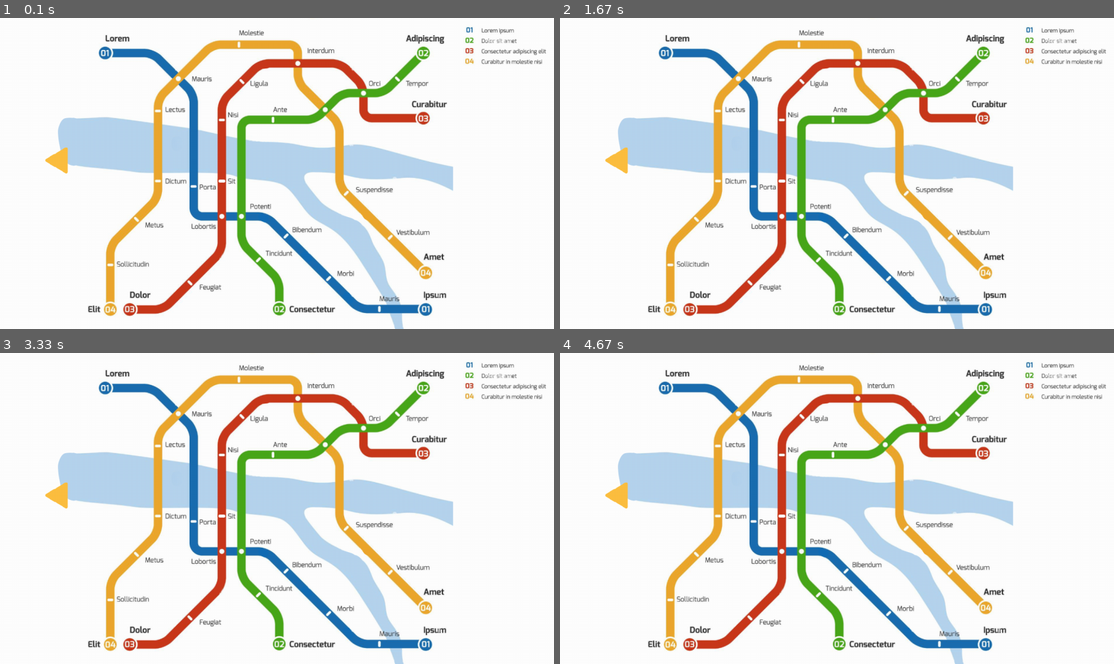
Above: before the commit, frames 1-4 (two rows, left to right).
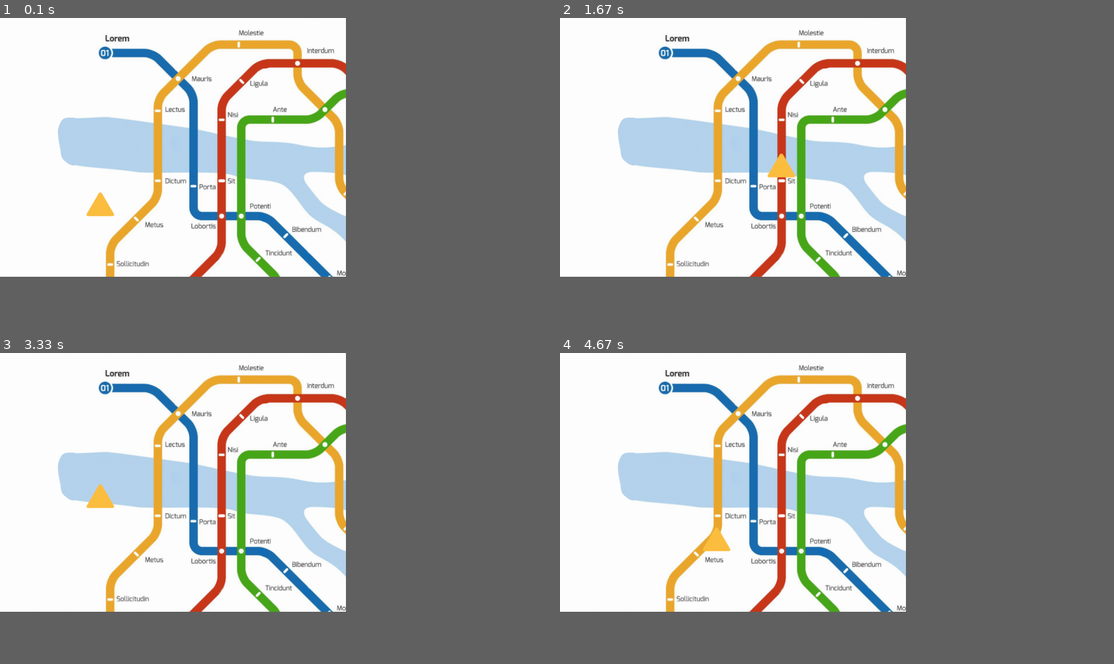
Above: after the commit, the same moments.

Repository: AdrinKJ/Main-Project
Game: pygame game, started from Practice/Train Map/a2.py
The game is run twice, just before and just after one commit, with the same random seed, the same clock (stepped at 60 frames per second) and the same inputs.
Inputs:
- Up to frame 1 (0.1 s): no input
- Up to frame 2 (1.67 s): hold Right 0.33-0.8 s; hold Up 0.83-1.13 s; hold Right 1.17-1.63 s
- Up to frame 3 (3.33 s): hold Left 1.67-2.2 s; hold Down 2.23-2.53 s; hold Left 2.57-2.97 s; hold Up from 3 s (still down)
- Up to frame 4 (4.67 s): release Up at 3.37 s; hold Right 3.4-4.03 s; hold Down 4.07-4.43 s; hold Left from 4.47 s (still down)
In our replay, the window is 900x506 before the commit and 562x421 after it. These sizes can differ from the game's own. Grey fills any space a smaller window leaves; there, only what the larger window draws over its background counts as a difference.

The runs differ from the first frame. In frame 1, 9.3% of the frame differs, in the area x 8-99%, y 2-100%; in frame 2, 9.3%; in frame 3, 9.3%; in frame 4, 9.3%.

Commit message:
Commit on 20 Feb
Commit on 20 Feb

Diff:
--- a/Practice/Train Map/a2.py
+++ b/Practice/Train Map/a2.py
@@ -3,45 +3,59 @@
 
 pygame.init()
 
-FPS = 60
+# Define colors
+BLACK = (0, 0, 0)
+YELLOW = (255, 255, 0)
 
-WIDTH, HEIGHT = 1280, 720
+# Set window size and caption
+WIDTH, HEIGHT = 800, 600
 WIN = pygame.display.set_mode((WIDTH, HEIGHT))
-pygame.display.set_caption("Train Mapping")
+pygame.display.set_caption("Yellow Triangle Path")
 
-TRIANGLE_HEIGHT, TRIANGLE_WIDTH = 60, 60
+# Load images
+BACKGROUND_IMG = pygame.image.load(os.path.join('assets', 'metroMap.png')).convert()
+TRIANGLE_IMG = pygame.image.load(os.path.join('assets', 'yellowTriangle.png')).convert_alpha()
 
-# Load the background image
-BACKGROUND = pygame.image.load(os.path.join('Assets', 'metroMap.png')).convert()
+# Define triangle starting position (adjust based on your map)
+triangle_x = 200
+triangle_y = 400
 
-YELLOW_TRIANGLE_IMAGE = pygame.image.load(os.path.join('Assets', 'yellowTriangle.png'))
-YELLOW_TRIANGLE = pygame.transform.rotate(pygame.transform.scale(YELLOW_TRIANGLE_IMAGE, (TRIANGLE_WIDTH, TRIANGLE_HEIGHT)), 90)
+# Define movement speed
+speed = 5
 
-def draw_window():
-    # Draw the background image onto the window
-    WIN.blit(BACKGROUND, (0, 0))
+# Game loop
+running = True
+while running:
+    # Handle events
+    for event in pygame.event.get():
+        if event.type == pygame.QUIT:
+            running = False
 
-    # Blit the yellow triangle onto the window
-    WIN.blit(YELLOW_TRIANGLE, (100, 300))
+    # Get keyboard input
+    keys = pygame.key.get_pressed()
 
-def main():
+    # Move triangle based on input and clamp within valid range
+    triangle_x = max(0, min(triangle_x + (speed * keys[pygame.K_RIGHT] - speed * keys[pygame.K_LEFT]), WIDTH - TRIANGLE_IMG.get_width()))
+    triangle_y = max(0, min(triangle_y + (speed * keys[pygame.K_DOWN] - speed * keys[pygame.K_UP]), HEIGHT - TRIANGLE_IMG.get_height()))
 
-    yellow = pygame.Rect(100, 300, TRIANGLE_WIDTH, TRIANGLE_HEIGHT)
+    # Check if triangle is on the yellow path (replace with your path detection logic)
+    # This example checks a corner pixel within the triangle's bottom-left corner
+    path_color = BACKGROUND_IMG.get_at((triangle_x, triangle_y + TRIANGLE_IMG.get_height() - 1))
+    if path_color == YELLOW:
+        # Triangle is on the path, continue moving
+        pass
+    else:
+        # Triangle is off the path, handle accordingly (e.g., stop movement, visual feedback)
+        # You can implement snapping back to the path or other corrective actions here
+        pass  # Placeholder to fix the syntax error
 
-    clock = pygame.time.Clock()
-    run = True
-    while run:
-        clock.tick(FPS)
-        for event in pygame.event.get():
-            if event.type == pygame.QUIT:
-                run = False
+    # Draw the game elements
+    WIN.fill(BLACK)
+    WIN.blit(BACKGROUND_IMG, (0, 0))
+    WIN.blit(TRIANGLE_IMG, (triangle_x, triangle_y))
 
-        draw_window()
+    # Update the display
+    pygame.display.flip()
 
-        # Update the display
-        pygame.display.update()
-
-    pygame.quit()
-
-if __name__ == "__main__":
-    main()
+# Quit Pygame
+pygame.quit()
--- /dev/null
+++ b/Practice/Train Map/a3.py
@@ -0,0 +1,59 @@
+import pygame
+import os
+
+# Initialize Pygame
+pygame.init()
+
+# Set window size
+WIDTH, HEIGHT = 1280, 720
+WIN = pygame.display.set_mode((WIDTH, HEIGHT))
+pygame.display.set_caption("Yellow Triangle Path")
+
+# Load images
+TRACK_IMAGE = pygame.image.load(os.path.join('assets', 'yellowTrack.png'))
+TRIANGLE_IMAGE = pygame.image.load(os.path.join('assets', 'yellowTriangle.png'))
+
+# Define colors
+YELLOW = (237, 167, 45)
+BLACK = (0, 0, 0)
+
+# Define triangle starting position
+triangle_x = 100
+triangle_y = 350
+
+# Define movement speed
+speed = 5
+
+# Scale down the triangle image
+TRIANGLE_SIZE = (20, 20)  # New size for the triangle image
+TRIANGLE_IMAGE = pygame.transform.scale(TRIANGLE_IMAGE, TRIANGLE_SIZE)
+
+# Main loop
+running = True
+while running:
+    # Event handling
+    for event in pygame.event.get():
+        if event.type == pygame.QUIT:
+            running = False
+
+    # Check if triangle is on the yellow path
+    if 0 <= triangle_x < WIDTH and 0 <= triangle_y < HEIGHT:
+        pixel_color = TRACK_IMAGE.get_at((int(triangle_x), int(triangle_y)))
+        if pixel_color == YELLOW:
+            # Move triangle based on arrow keys
+            keys = pygame.key.get_pressed()
+            triangle_x += speed * (keys[pygame.K_RIGHT] - keys[pygame.K_LEFT])
+            triangle_y += speed * (keys[pygame.K_DOWN] - keys[pygame.K_UP])
+
+    # Clear the screen
+    WIN.fill(BLACK)
+
+    # Draw the track and triangle
+    WIN.blit(TRACK_IMAGE, (0, 0))
+    WIN.blit(TRIANGLE_IMAGE, (triangle_x, triangle_y))
+
+    # Update the display
+    pygame.display.update()
+
+# Quit Pygame
+pygame.quit()
--- /dev/null
+++ b/Practice/Train Map/tempCodeRunnerFile.py
@@ -0,0 +1,2 @@
+
+        # Update the display
Binary file added: Practice/Train Map/Assets/yellowTrack.png
